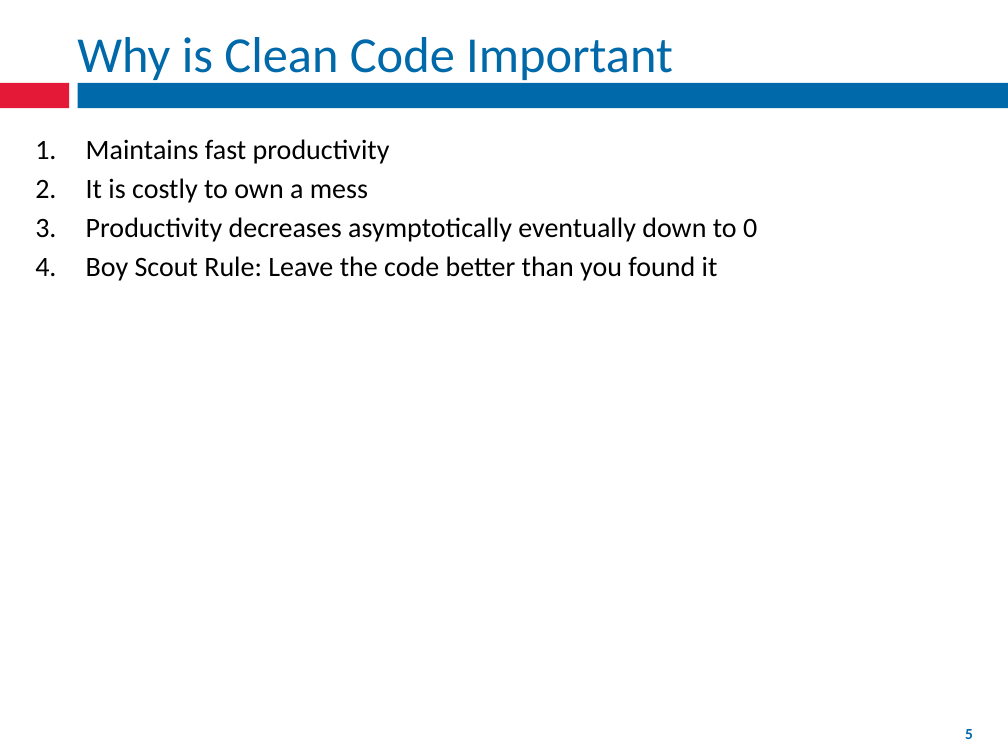
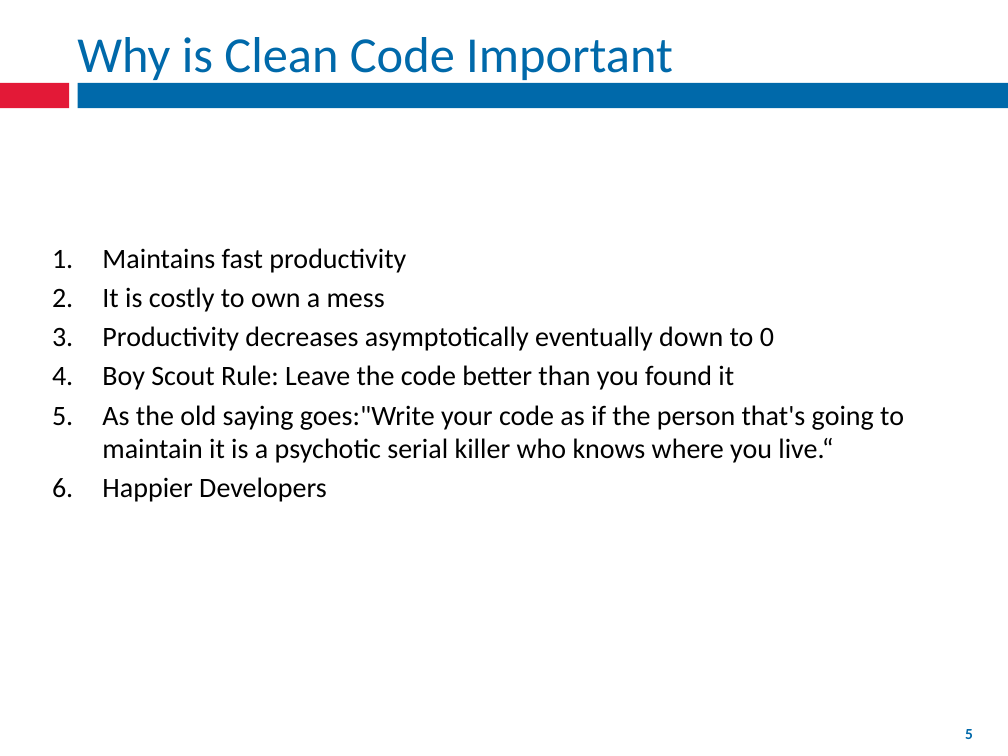
Before and after one commit to fernandozamoraj/Clean-Code-Presentation, a slide deck: slide 5 of Clean Code.pptx. Drawn at 1008x756 pixels with LibreOffice and Linux fonts; fonts in the diff are those of the drawing; background and template pictures are left out. Boxes give left, top, right and bottom in pixels: in the first picture for what was removed or moved away, otherwise in the second. Text is boxed around its words. In the diff, an @@ line names an element or a change of style, - is before the commit and + after.

```diff
--- a/Clean Code.pptx
+++ b/Clean Code.pptx
@@ text "Maintains fast productivity": place and size @@
-text "Maintains fast productivity" at [86,139,757,281]
+text "Maintains fast productivity" at [102,248,904,502]
@@ text at [102,405,904,502]: paragraphs added @@
+5. As the old saying goes:"Write your code as if the person that's going to maintain it is a psychotic serial killer who knows where you live.“
+6. Happier Developers
```
Also in this commit, not shown: 8 other slides changed, 3 slides added, 8 other files.
